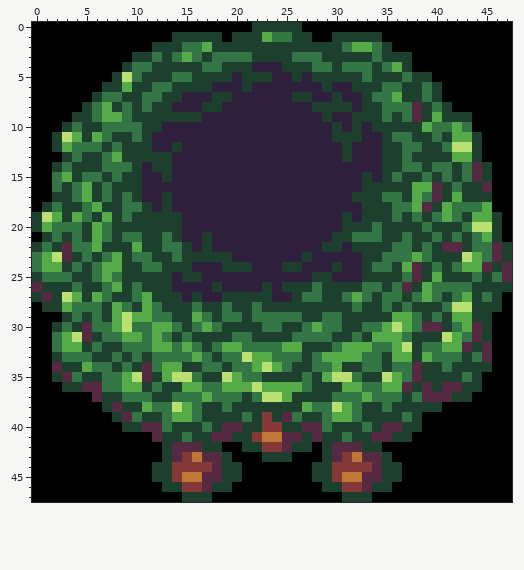
Pixel-art sprite, stored at Assets/Terrain/WideTree.png. Above is the file before it was changed.
The file is 48x48 pixels.
And afterwards:
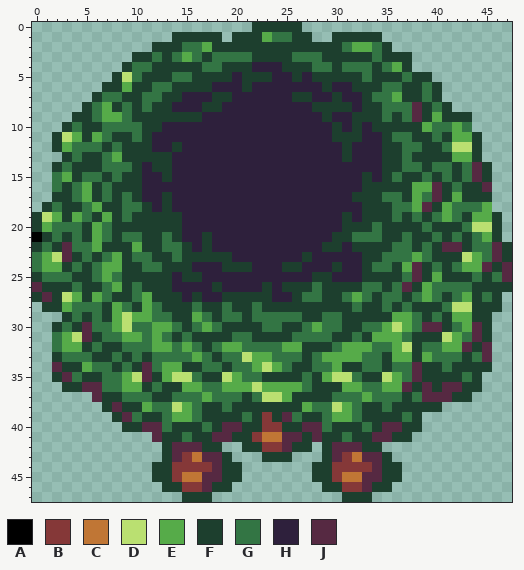
Palette (. is transparent): A #000000  B #853838  C #c07635  D #bae071  E #56ab49  F #1d3f2e  G #337544  H #2e203c  J #562942
The exact change:
@@ x 0..47 @@
- 0 AAAAAAAAAAAAAAAAAAAAAAFFFFFAAAAAAAAAAAAAAAAAAAAA
- 1 AAAAAAAAAAAAAAFFFFFAFFFEGGFFAAFFFFFAAAAAAAAAAAAA
- 2 AAAAAAAAAAAAFFFGGEFFFFFFFFFFFFFGEEGFAAAAAAAAAAAA
- 3 AAAAAAAAAAFFGFGEGFGGGGFFFFGGGFFFFFGFFFAAAAAAAAAA
- 4 AAAAAAAAAFGGFFFFFGGFFFHHHFFFGGFGGGFGEFAAAAAAAAAA
- 5 AAAAAAAAFDGFFFGGFFFFHFFFHHFHFFFFFGFFFGFFAAAAAAAA
- 6 AAAAAAAFFEFFGGFFFFHHHFHHHHHHHFHHFFFGGFFGFAAAAAAA
- 7 AAAAAAFGGFFGGFFHHHFFHHHHHHFFHHFHHFGGEFFGFAAAAAAA
- 8 AAAAAFGEFGFGFFHHHFFHHHHHHHHHFFFFHFFGGGJFGFAAAAAA
- 9 AAAAFFGEEGFFFFFFFHHHHHHHHHHHHFHHFFFGFGJFEFFFAAAA
-10 AAAFGFFGGGGFFHHHHHHHHHHHHHHHHHFHFHFFFFFEGGEGAAAA
-11 AAFDEFEGFFGFHHHHHHHHHHHHHHHHHHFFFHHFGGFFGFEEFAAA
-12 AAFEGGGFGFFFHHFHHHHHHHHHHHHHHHHFHHHFFGGFFGDDFAAA
-13 AAAFGFFGEFFFFFHHHHHHHHHHHHHHHHHFHHHFFGFFFFEEFAAA
-14 AAFGFFFGGGFHFFHHHHHHHHHHHHHHHHHHHHHFFGGFGGFGJFAA
-15 AAGEFGGFGFFHHFHHHHHHHHHHHHHHHHHHHFHFGFFGFGFGJFAA
-16 AAGFGEFGFFFHHHHHHHHHHHHHHHHHHHHHHFFFFFEEJFGFFJAA
-17 AAFFGEFGFGFHHFHHHHHHHHHHHHHHHHHHFFFGGFEGJFEFFFAA
-18 AFGFFGEFFGGFHFHHHHHHHHHHHHHHHHHHHFFFGGEJFEGGGEAA
-19 FDEFEGFEFGFFFFFHHHHHHHHHHHHHHHHFHFFFGFGFGEGFEEFA
-20 FEGGGFEGFFFFFFFHHHHHHHHHHHHHHHHFFFGFFFFGFFFGDDFA
-21 AFGFGFEGFGGFFGFHHFHHHHHHHHHHHHFFGGGFFGFFGFGFGEFA
+ 0 ......................FFFFF.....................
+ 1 ..............FFFFF.FFFEGGFF..FFFFF.............
+ 2 ............FFFGGEFFFFFFFFFFFFFGEEGF............
+ 3 ..........FFGFGEGFGGGGFFFFGGGFFFFFGFFF..........
+ 4 .........FGGFFFFFGGFFFHHHFFFGGFGGGFGEF..........
+ 5 ........FDGFFFGGFFFFHFFFHHFHFFFFFGFFFGFF........
+ 6 .......FFEFFGGFFFFHHHFHHHHHHHFHHFFFGGFFGF.......
+ 7 ......FGGFFGGFFHHHFFHHHHHHFFHHFHHFGGEFFGF.......
+ 8 .....FGEFGFGFFHHHFFHHHHHHHHHFFFFHFFGGGJFGF......
+ 9 ....FFGEEGFFFFFFFHHHHHHHHHHHHFHHFFFGFGJFEFFF....
+10 ...FGFFGGGGFFHHHHHHHHHHHHHHHHHFHFHFFFFFEGGEG....
+11 ..FDEFEGFFGFHHHHHHHHHHHHHHHHHHFFFHHFGGFFGFEEF...
+12 ..FEGGGFGFFFHHFHHHHHHHHHHHHHHHHFHHHFFGGFFGDDF...
+13 ...FGFFGEFFFFFHHHHHHHHHHHHHHHHHFHHHFFGFFFFEEF...
+14 ..FGFFFGGGFHFFHHHHHHHHHHHHHHHHHHHHHFFGGFGGFGJF..
+15 ..GEFGGFGFFHHFHHHHHHHHHHHHHHHHHHHFHFGFFGFGFGJF..
+16 ..GFGEFGFFFHHHHHHHHHHHHHHHHHHHHHHFFFFFEEJFGFFJ..
+17 ..FFGEFGFGFHHFHHHHHHHHHHHHHHHHHHFFFGGFEGJFEFFF..
+18 .FGFFGEFFGGFHFHHHHHHHHHHHHHHHHHHHFFFGGEJFEGGGE..
+19 FDEFEGFEFGFFFFFHHHHHHHHHHHHHHHHFHFFFGFGFGEGFEEF.
+20 FEGGGFEGFFFFFFFHHHHHHHHHHHHHHHHFFFGFFFFGFFFGDDF.
+21 AFGFGFEGFGGFFGFHHFHHHHHHHHHHHHFFGGGFFGFFGFGFGEF.
 22 FGFJGGEFFFEFFGGFHFHHHHHHHHHHHFFHFFFFGGFGFJJFGGJF
@@ x 0..47 @@
 26 JFFFGFFGEFGFFFHHHHFHHHHFHFFFGFFFFGGFGJFEGGGGFFFF
-27 FJFDEFEGFFGEFFFHFHHFFFFFHHFGGFFGEGFGGFGEGFGEFGFA
-28 AFFEGGGFEGFEGFFFGFFGFFGFFFFFFFFFGFFGFGFFFGDDFFFA
-29 AAAFGFGFEDEEGGFFEGFGGFGGGGGFFGGFFFFFEEGFGFEEFFAA
-30 AAFGFJGGEDGGEEGFGEGFFFFGGFFGEGGFFGGEDEGJJFGEJFAA
-31 AAGEDJFGGEEGEGFGFFFFGGFFFFGGGGFFGFEEEGFFFDEGJFAA
-32 AAGEEFGFFGGGEEGEGFGEEGGGGEEFFFGEEEGGEDFGGEEJFJAA
-33 AAFGGGFFGFGFGGGGEGFGGDEEGGGFGEEEEGGFEEFEGGGFGJAA
-34 AAJFFEGGFGFJGEEFFGGFGGEDEGFFGGEFFGGFGGJFFGFFFFAA
-35 AAFJGFFGGEDJFEDDGFFDEGGFFFFGFEDDGFFDEGJFFFFGFAAA
-36 AAAFFJJGGEEFGFFEEGGEEEDEEEEGFFFEEGGEEJFJFJJFFAAA
-37 AAAAAAJFFGGGFFGGGEGGGFGDDEFFFFGGGEGGGFGJJJFFAAAA
-38 AAAAAAAFJFFEGGDEGFFGFFFFFFFEGGDEGFFGFFFFFAAAAAAA
-39 AAAAAAAAFJGFFGEEGFFFFGFBFJGFFGEEGFFFFGFAAAAAAAAA
-40 AAAAAAAAAFFJJGFFFGFJJFFBBFFJJGFFFGFJJFFAAAAAAAAA
-41 AAAAAAAAAAAAJFFGFFJJFFBCCJJFJFFGFFJJFFAAAAAAAAAA
-42 AAAAAAAAAAAAAFJJJFFAAFFBBJFFAFJJJFFAAAAAAAAAAAAA
-43 AAAAAAAAAAAAAFJBCJJFAAAFFFAAAFJBCJJFAAAAAAAAAAAA
-44 AAAAAAAAAAAAFFBBBBJFFAAAAAAAFFBBBBJFFAAAAAAAAAAA
-45 AAAAAAAAAAAAFFBCCJJFFAAAAAAAFFBCCJJFFAAAAAAAAAAA
-46 AAAAAAAAAAAAAFFBBJFFAAAAAAAAAFFBBJFFAAAAAAAAAAAA
-47 AAAAAAAAAAAAAAAFFFAAAAAAAAAAAAAFFFAAAAAAAAAAAAAA
+27 FJFDEFEGFFGEFFFHFHHFFFFFHHFGGFFGEGFGGFGEGFGEFGF.
+28 .FFEGGGFEGFEGFFFGFFGFFGFFFFFFFFFGFFGFGFFFGDDFFF.
+29 ...FGFGFEDEEGGFFEGFGGFGGGGGFFGGFFFFFEEGFGFEEFF..
+30 ..FGFJGGEDGGEEGFGEGFFFFGGFFGEGGFFGGEDEGJJFGEJF..
+31 ..GEDJFGGEEGEGFGFFFFGGFFFFGGGGFFGFEEEGFFFDEGJF..
+32 ..GEEFGFFGGGEEGEGFGEEGGGGEEFFFGEEEGGEDFGGEEJFJ..
+33 ..FGGGFFGFGFGGGGEGFGGDEEGGGFGEEEEGGFEEFEGGGFGJ..
+34 ..JFFEGGFGFJGEEFFGGFGGEDEGFFGGEFFGGFGGJFFGFFFF..
+35 ..FJGFFGGEDJFEDDGFFDEGGFFFFGFEDDGFFDEGJFFFFGF...
+36 ...FFJJGGEEFGFFEEGGEEEDEEEEGFFFEEGGEEJFJFJJFF...
+37 ......JFFGGGFFGGGEGGGFGDDEFFFFGGGEGGGFGJJJFF....
+38 .......FJFFEGGDEGFFGFFFFFFFEGGDEGFFGFFFFF.......
+39 ........FJGFFGEEGFFFFGFBFJGFFGEEGFFFFGF.........
+40 .........FFJJGFFFGFJJFFBBFFJJGFFFGFJJFF.........
+41 ............JFFGFFJJFFBCCJJFJFFGFFJJFF..........
+42 .............FJJJFF..FFBBJFF.FJJJFF.............
+43 .............FJBCJJF...FFF...FJBCJJF............
+44 ............FFBBBBJFF.......FFBBBBJFF...........
+45 ............FFBCCJJFF.......FFBCCJJFF...........
+46 .............FFBBJFF.........FFBBJFF............
+47 ...............FFF.............FFF..............
